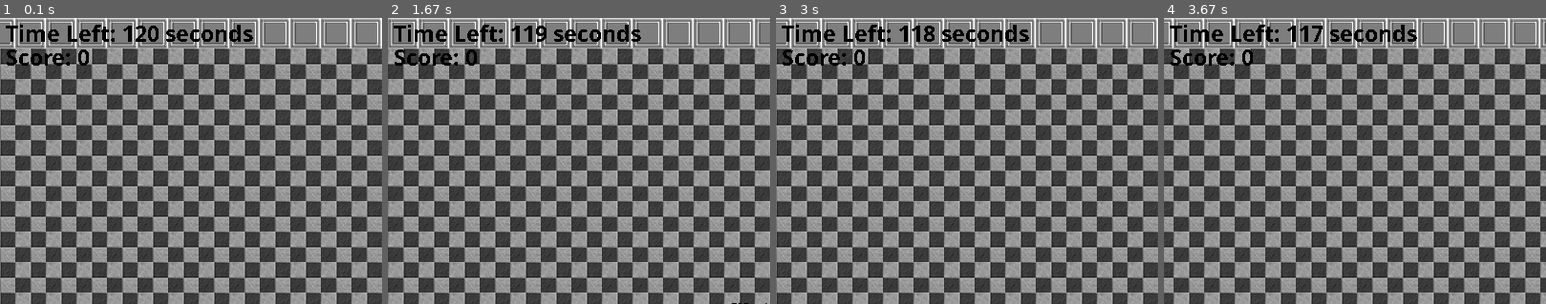
Above: before the commit, frames 1-4 (left to right).
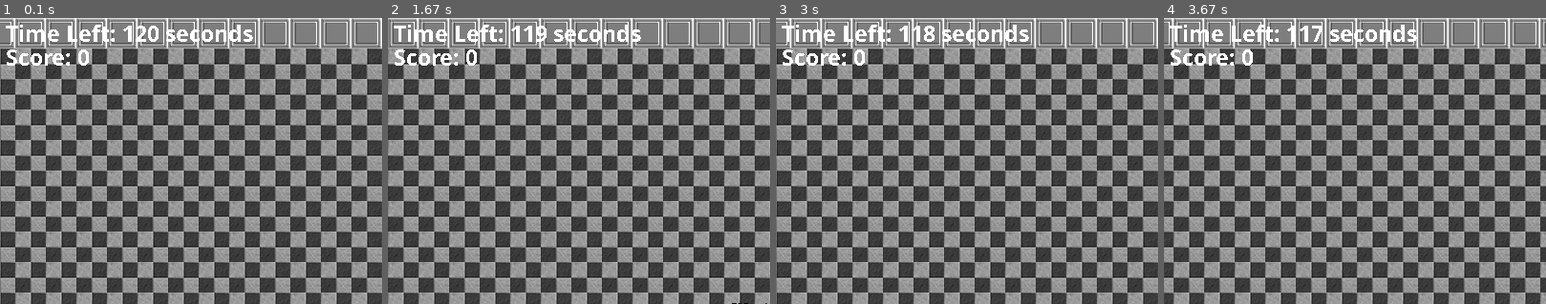
Above: after the commit, the same moments.

Repository: bly852/ICS3U1
Game: pygame game, started from (19.12.06) Culminating/game.py
The game is run twice, just before and just after one commit, with the same random seed, the same clock (stepped at 60 frames per second) and the same inputs.
Inputs:
- Up to frame 1 (0.1 s): no input
- Up to frame 2 (1.67 s): hold D 0.33-0.8 s; hold W 0.83-1.13 s; hold D 1.17-1.63 s
- Up to frame 3 (3 s): hold A 1.67-2.2 s; hold S 2.23-2.53 s; hold A 2.57-2.97 s
- Up to frame 4 (3.67 s): hold W 3-3.37 s; hold D from 3.4 s (still down)
The pictures show only the part of the screen within x 0-50%, y 0-50%; the shares and areas given below are measured in that part.

The runs differ from the first frame. In frame 1, 1.9% of the frame differs, in the area x 1-67%, y 2-17%; in frame 2, 1.9%; in frame 3, 1.9%; in frame 4, 1.8%.

Commit message:
Changed text colour to white (more readable)

Diff:
--- a/(19.12.06) Culminating/game.py
+++ b/(19.12.06) Culminating/game.py
@@ -117,11 +117,11 @@
             self.screen.blit(sprite.image, self.camera.apply(sprite))
 
         # render and blit player score to the screen
-        self.player_score = main_font.render(' Score: {}'.format(self.player.score), False, black)
+        self.player_score = main_font.render(' Score: {}'.format(self.player.score), False, white)
         self.screen.blit(self.player_score, (0, 25))
 
         # rener and blit remaining time to the screen
-        self.player_score = main_font.render(' Time Left: {} seconds'.format(time_limit-(int(self.elapsed_time))), False, black)
+        self.player_score = main_font.render(' Time Left: {} seconds'.format(time_limit-(int(self.elapsed_time))), False, white)
         self.screen.blit(self.player_score, (0, 0))
 
         # flip render to the screen
